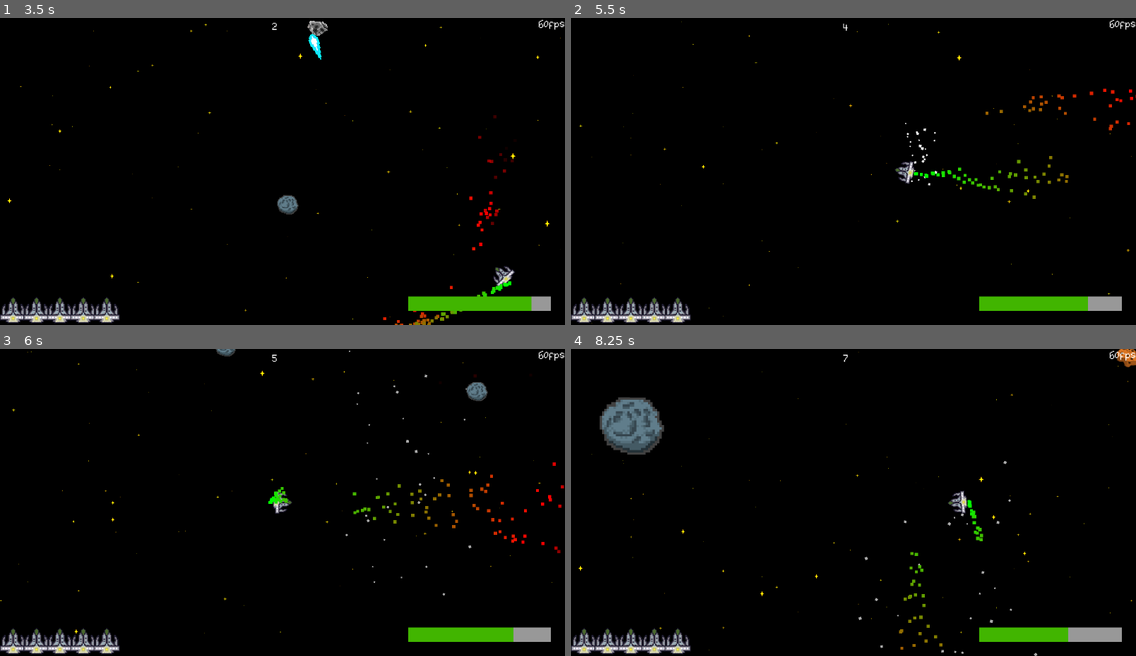
Above: before the commit, frames 1-4 (two rows, left to right).
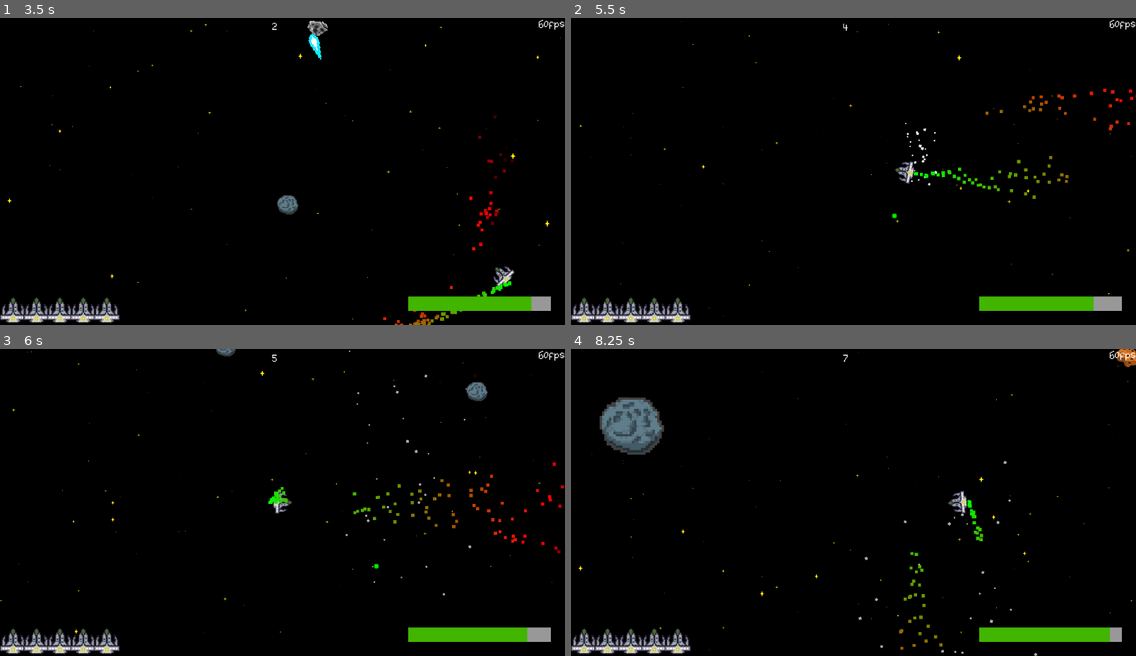
Above: after the commit, the same moments.

Repository: yongLivelo/Asteroid-Belt
Game: Godot game, scene res://Scenes/start_screen.tscn
Two runs of this game, one before a commit and one after it. Both use one fixed random seed, a clock stepped at 60 frames per second and the inputs below.
Inputs (mouse positions are in pixels of both pictures, inside the frame that each line leads up to):
- Up to frame 1 (3.5 s): click "START" at 0.5 s; move the mouse to (406, 156) at 1.27 s; hold D (right) 1.28-2.03 s; tap C (beam) at 1.35, 2.1, 3.05 s; move the mouse to (169, 186) at 2.02 s; hold S (down) 2.03-2.78 s; move the mouse to (339, 103) at 2.77 s; press the mouse at (339, 103) at 2.78 s; hold D (right) from 2.78 s (still down)
- Up to frame 2 (5.5 s): move the mouse to (825, 232) at 3.52 s; release D (right) at 3.53 s; release the mouse at (825, 232) at 3.53 s; hold W (up) 3.53-4.28 s; tap C (beam) at 3.6, 4.35, 5.3 s; move the mouse to (1023, 217) at 4.27 s; hold A (left) from 4.28 s (still down); move the mouse to (684, 125) at 5.02 s; click (684, 125) at 5.1 s
- Up to frame 3 (6 s): move the mouse to (310, 502) at 5.77 s; release A (left) at 5.78 s; hold S (down) from 5.78 s (still down); tap C (beam) at 5.85 s
- Up to frame 4 (8.25 s): move the mouse to (768, 425) at 6.52 s; release S (down) at 6.53 s; hold D (right) 6.53-7.28 s; tap C (beam) at 6.6, 7.55, 8.1 s; move the mouse to (977, 487) at 7.27 s; press the mouse at (977, 487) at 7.28 s; hold W (up) 7.28-8.03 s; move the mouse to (740, 517) at 8.02 s; release the mouse at (740, 517) at 8.03 s; hold D (right) from 8.03 s (still down)

Frame 1 is identical in both runs. In frame 2, less than 0.1% of the frame differs, in the area x 56-93%, y 63-96%; in frame 3, 0.1%; in frame 4, 0.4%, in the area x 88-96%, y 90-96%.

Commit message:
added gas and fixed sum bugs

Diff:
--- a/Scenes/audio_manager.tscn
+++ b/Scenes/audio_manager.tscn
@@ -1,10 +1,12 @@
-[gd_scene load_steps=6 format=3 uid="uid://6wma8hq6e17j"]
+[gd_scene load_steps=8 format=3 uid="uid://6wma8hq6e17j"]
 
 [ext_resource type="Script" path="res://Scripts/audio_manager.gd" id="1_8lhfl"]
 [ext_resource type="AudioStream" uid="uid://bhadiv2bxmgpe" path="res://Assets/Audio/laser_beam.wav" id="2_1rh4e"]
 [ext_resource type="AudioStream" uid="uid://cxlg26oe2ue7c" path="res://Assets/Audio/background_normal.mp3" id="2_feray"]
 [ext_resource type="AudioStream" uid="uid://dd8h540e60orb" path="res://Assets/Audio/laser_bullet.wav" id="3_ojtqe"]
 [ext_resource type="AudioStream" uid="uid://bg66hj8fsov7x" path="res://Assets/Audio/meteor_destroy.mp3" id="4_g4jdr"]
+[ext_resource type="AudioStream" uid="uid://c0ja4btmkknt8" path="res://Assets/Audio/player_damage.mp3" id="6_5cjds"]
+[ext_resource type="AudioStream" uid="uid://clry8nar51utd" path="res://Assets/Audio/player_get_gas.mp3" id="7_n1i4g"]
 
 [node name="AudioManager" type="Node"]
 script = ExtResource("1_8lhfl")
@@ -20,3 +22,9 @@
 
 [node name="LaserBullet" type="AudioStreamPlayer" parent="."]
 stream = ExtResource("3_ojtqe")
+
+[node name="PlayerDamage" type="AudioStreamPlayer" parent="."]
+stream = ExtResource("6_5cjds")
+
+[node name="PlayerGetGas" type="AudioStreamPlayer" parent="."]
+stream = ExtResource("7_n1i4g")
--- /dev/null
+++ b/Scenes/gas.tscn
@@ -0,0 +1,35 @@
+[gd_scene load_steps=5 format=3 uid="uid://dt28v671g65vl"]
+
+[ext_resource type="Script" path="res://Scripts/gas.gd" id="1_1lalq"]
+[ext_resource type="Texture2D" uid="uid://dmu4i1awgdwn4" path="res://Assets/Graphics/gas.png" id="2_8born"]
+
+[sub_resource type="CircleShape2D" id="CircleShape2D_eluyw"]
+
+[sub_resource type="CircleShape2D" id="CircleShape2D_qahhm"]
+radius = 24.3311
+
+[node name="Gas" type="Area2D"]
+modulate = Color(0, 1, 1, 1)
+collision_layer = 128
+script = ExtResource("1_1lalq")
+
+[node name="CollisionShape2D" type="CollisionShape2D" parent="."]
+position = Vector2(0, 1)
+shape = SubResource("CircleShape2D_eluyw")
+
+[node name="Sprite2D" type="Sprite2D" parent="."]
+modulate = Color(0, 2, 0, 1)
+position = Vector2(-1.90735e-06, 1)
+scale = Vector2(0.19, 0.19)
+texture = ExtResource("2_8born")
+
+[node name="Vicinity" type="Area2D" parent="."]
+scale = Vector2(3.93074, 3.96039)
+collision_layer = 128
+
+[node name="CollisionShape2D" type="CollisionShape2D" parent="Vicinity"]
+shape = SubResource("CircleShape2D_qahhm")
+
+[connection signal="body_entered" from="." to="." method="_on_body_entered"]
+[connection signal="body_entered" from="Vicinity" to="." method="_on_vicinity_body_entered"]
+[connection signal="body_exited" from="Vicinity" to="." method="_on_vicinity_body_exited"]
--- a/Scenes/player.tscn
+++ b/Scenes/player.tscn
@@ -58,9 +58,6 @@
 collision_mask = 6
 motion_mode = 1
 script = ExtResource("1_ea6pv")
-speed = null
-acceleration = null
-friction_value = null
 
 [node name="Sprite2D" type="Sprite2D" parent="."]
 material = SubResource("ShaderMaterial_d7xiq")
@@ -101,11 +98,15 @@
 color_ramp = SubResource("Gradient_xjkwf")
 
 [node name="GasManager" parent="." instance=ExtResource("4_ai6t5")]
+top_level = true
 
 [node name="LaserBullets" parent="." instance=ExtResource("5_nrekw")]
 top_level = true
 
 [node name="LaserBeam" parent="." instance=ExtResource("4_uotbk")]
 
+[connection signal="no_gas" from="GasManager" to="." method="_on_gas_manager_no_gas"]
+[connection signal="no_gas" from="GasManager" to="LaserBullets" method="_on_gas_manager_no_gas"]
+[connection signal="no_gas" from="GasManager" to="LaserBeam" method="_on_gas_manager_no_gas"]
 [connection signal="activation" from="LaserBeam" to="." method="_on_laser_beam_activation"]
 [connection signal="activation" from="LaserBeam" to="LaserBullets" method="_on_laser_beam_activation"]
--- a/Scripts/audio_manager.gd
+++ b/Scripts/audio_manager.gd
@@ -4,3 +4,5 @@
 @onready var meteor_destroy: AudioStreamPlayer = $MeteorDestroy
 @onready var laser_bullet: AudioStreamPlayer = $LaserBullet
 @onready var laser_beam: AudioStreamPlayer = $LaserBeam
+@onready var player_damage: AudioStreamPlayer = $PlayerDamage
+@onready var player_get_gas: AudioStreamPlayer = $PlayerGetGas
--- /dev/null
+++ b/Scripts/gas.gd
@@ -0,0 +1,21 @@
+extends Area2D
+
+signal gas_absorb
+var overlap: bool = false
+var speed: int = 400
+
+func _process(delta):
+	position += Vector2(0, 200) * delta
+	if overlap:
+		var player = $Vicinity.get_overlapping_bodies()[0]
+		position = position.move_toward(player.position, speed * delta)
+
+func _on_vicinity_body_entered(_body):
+	overlap = true
+
+func _on_vicinity_body_exited(_body):
+	overlap = false
+
+func _on_body_entered(body):
+	gas_absorb.emit()
+	queue_free()
--- a/Scripts/gas_manager.gd
+++ b/Scripts/gas_manager.gd
@@ -1,5 +1,8 @@
 extends Node2D
 
+var gas_scene: PackedScene = load("res://Scenes/gas.tscn")
+
+signal no_gas()
 const MAX_GAS: float = 100
 var gas_deplete_rate = 5
 var gas = MAX_GAS:
@@ -9,3 +12,16 @@
 func _process(delta):
 	gas -= gas_deplete_rate * delta
 	get_tree().call_group("user_interface", "set_gas", gas)
+	if gas == 0:
+		no_gas.emit()
+
+func leave_gas(pos: Vector2):
+	var gasNode = gas_scene.instantiate()
+	gasNode.gas_absorb.connect(add_gas)
+	gasNode.position = pos
+	add_child(gasNode)
+
+
+func add_gas():
+	gas += 10
+	AudioManager.player_get_gas.play()
--- a/Scripts/laser_beam.gd
+++ b/Scripts/laser_beam.gd
@@ -7,6 +7,7 @@
 var is_laser_beam_cooldown: bool = false
 var laser_beam_activating: bool = false
 var laser_beam_activated: bool = false
+var disabled: bool = false
 var mouse_position: Vector2
 
 func _ready():
@@ -27,7 +28,7 @@
 		$Line2D.points[1] = $RayCast2D.target_position
 		collision.shape.b = $Line2D.points[1]
 
-	if Input.is_action_just_pressed("beam") and not is_laser_beam_cooldown:
+	if Input.is_action_just_pressed("beam") and not is_laser_beam_cooldown and not laser_beam_activated and not disabled:
 		AudioManager.laser_beam.play()
 		mouse_position = get_local_mouse_position()
 		$HoldTime.start()
@@ -59,3 +60,7 @@
 
 func _on_cooldown_timeout():
 	is_laser_beam_cooldown = false
+
+
+func _on_gas_manager_no_gas():
+	disabled = true
--- a/Scripts/laser_bullets.gd
+++ b/Scripts/laser_bullets.gd
@@ -22,3 +22,7 @@
 
 func _on_laser_beam_activation(activating: bool, _activated):
 	disabled = activating
+
+
+func _on_gas_manager_no_gas():
+	disabled = true
--- a/Scripts/meteor.gd
+++ b/Scripts/meteor.gd
@@ -1,5 +1,6 @@
 extends RigidBody2D
 
+signal destroyed_meteor
 signal destroyed_large_meteor
 signal player_collision
 signal laser_collision
@@ -32,6 +33,8 @@
 		$Area2D/CollisionShape2D.set_deferred("disabled", true)
 		if size == "large":
 			destroyed_large_meteor.emit(position)
+		else:
+			destroyed_meteor.emit(position)
 
 	if area.is_in_group("laser_bullet"):
 		area.queue_free()
--- a/Scripts/meteors.gd
+++ b/Scripts/meteors.gd
@@ -1,6 +1,6 @@
 extends Node2D
 
-var meteor_scene: PackedScene = load("res://scenes/meteor.tscn")
+var meteor_scene: PackedScene = load("res://Scenes/meteor.tscn")
 
 func _on_meteor_timer_timeout():
 	var meteor = instansiate_meteor()
@@ -10,6 +10,7 @@
 	var meteor = meteor_scene.instantiate()
 	meteor.player_collision.connect($"../Player".on_meteor_collision)
 	meteor.destroyed_large_meteor.connect(create_fractures)
+	meteor.destroyed_meteor.connect($"../Player/GasManager".leave_gas)
 	return meteor
 
 func create_fractures(pos: Vector2):
@@ -21,4 +22,5 @@
 
 
 func increment_speed_meteor_timer():
-	$MeteorTimer.wait_time -= 0.001
+	if $MeteorTimer.wait_time > 0.1:
+		$MeteorTimer.wait_time -= 0.001
--- a/Scripts/player.gd
+++ b/Scripts/player.gd
@@ -40,6 +40,7 @@
 
 func on_meteor_collision(body: RigidBody2D):
 
+	AudioManager.player_damage.play()
 	velocity = -((body.linear_velocity - velocity) * 1.5)
 
 	if not is_hit_cooldown:
@@ -59,3 +60,7 @@
 
 	if activated:
 		velocity = -(transform.x * 2000)
+
+
+func _on_gas_manager_no_gas():
+	freeze = true
--- a/project.godot
+++ b/project.godot
@@ -73,6 +73,7 @@
 2d_physics/layer_5="LaserBeam"
 2d_physics/layer_6="ObjectClearer"
 2d_physics/layer_7="MeteorCollider"
+2d_physics/layer_8="gas"
 
 [rendering]
 
--- a/test.tscn
+++ b/test.tscn
@@ -7,9 +7,6 @@
 
 [node name="Player" parent="." instance=ExtResource("1_5iw4o")]
 position = Vector2(642, 456)
-speed = null
-acceleration = null
-friction_value = null
 
 [node name="Meteors" parent="." instance=ExtResource("2_lj1ke")]
 position = Vector2(583, 305)
Not shown, added: Assets/Audio/player_damage.mp3.import
Not shown, added: Assets/Audio/player_get_gas.mp3.import
Binary file added: Assets/Graphics/gas.png
Not shown, changed: Assets/Graphics/gas.png.import
Binary file removed: Assets/Graphics/light.png
Not shown, added: Assets/Audio/player_damage.mp3
Not shown, added: Assets/Audio/player_get_gas.mp3
